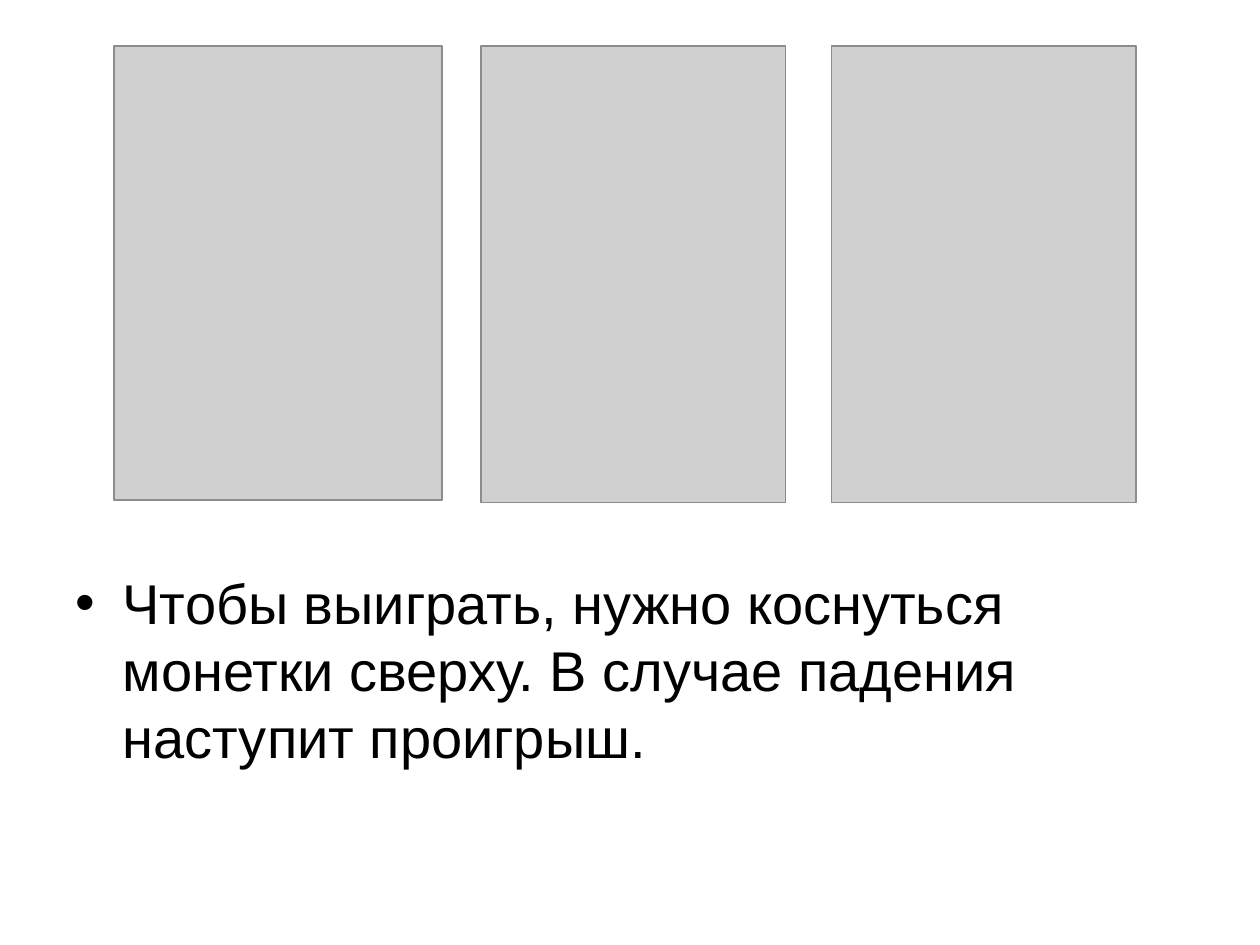
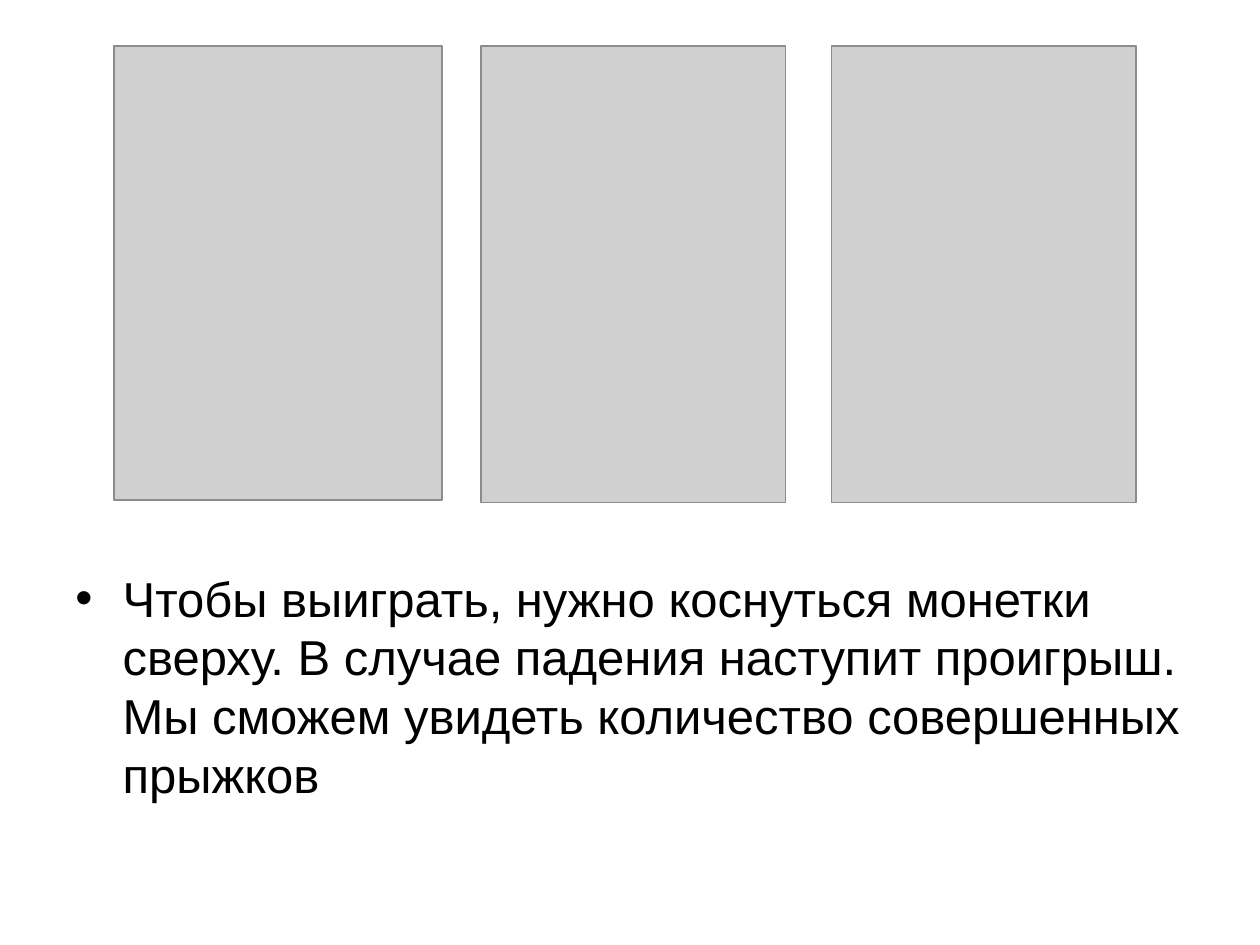
Before and after one commit to Vanodium/SaveTheSanta, a slide deck: slide 3 of Save the Santa/project review/Presentation.ppt. Drawn at 1260x945 pixels with LibreOffice and Linux fonts; fonts in the diff are those of the drawing; grey boxes stand for pictures. Boxes give left, top, right and bottom in pixels: in the first picture for what was removed or moved away, otherwise in the second. Text is boxed around its words. In the diff, an @@ line names an element or a change of style, - is before the commit and + after.

```diff
--- a/Save the Santa/project review/Presentation.ppt
+++ b/Save the Santa/project review/Presentation.ppt
@@ text at (123, 581, 1179, 803): text changed; size 32 to 28 pt @@
-• Чтобы выиграть, нужно коснуться монетки сверху. В случае падения наступит проигрыш.
+• Чтобы выиграть, нужно коснуться монетки сверху. В случае падения наступит проигрыш. Мы сможем увидеть количество совершенных прыжков
```
Also in this commit, not shown: 3 slides added, 1 slide removed, 12 other files.
